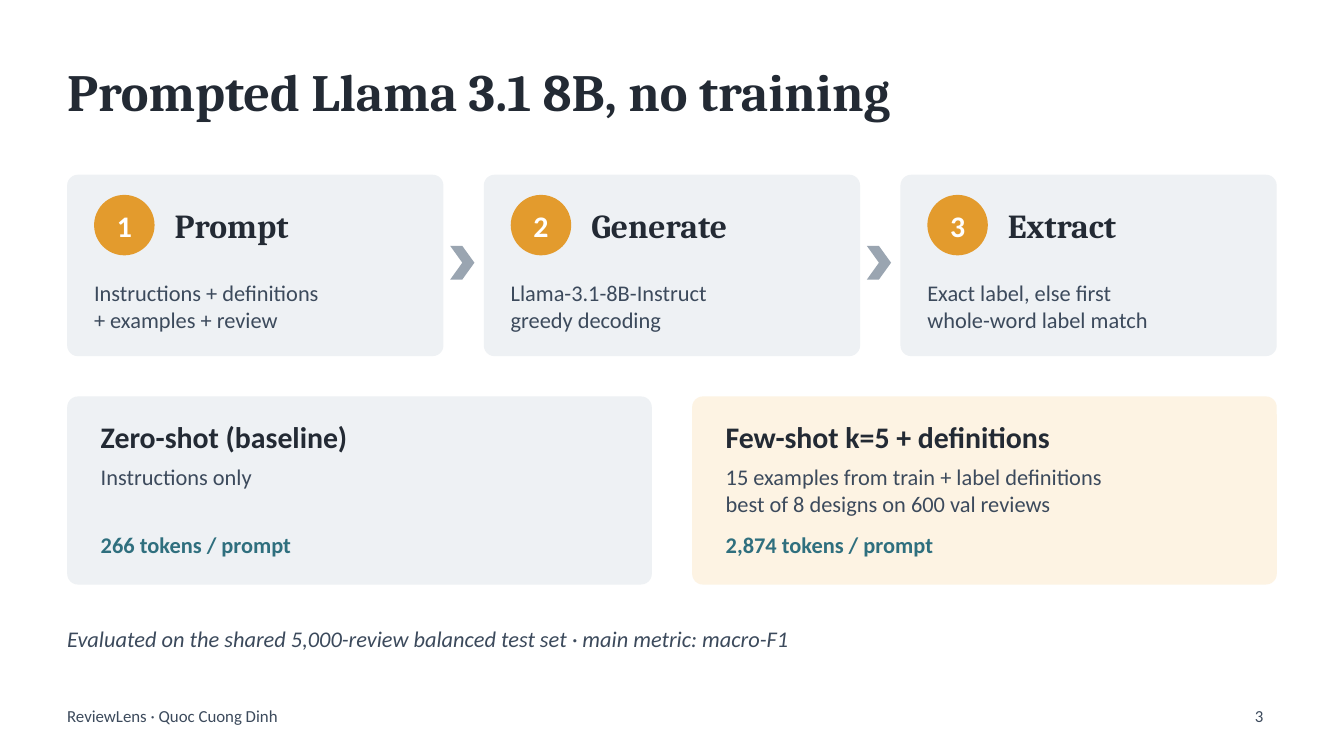
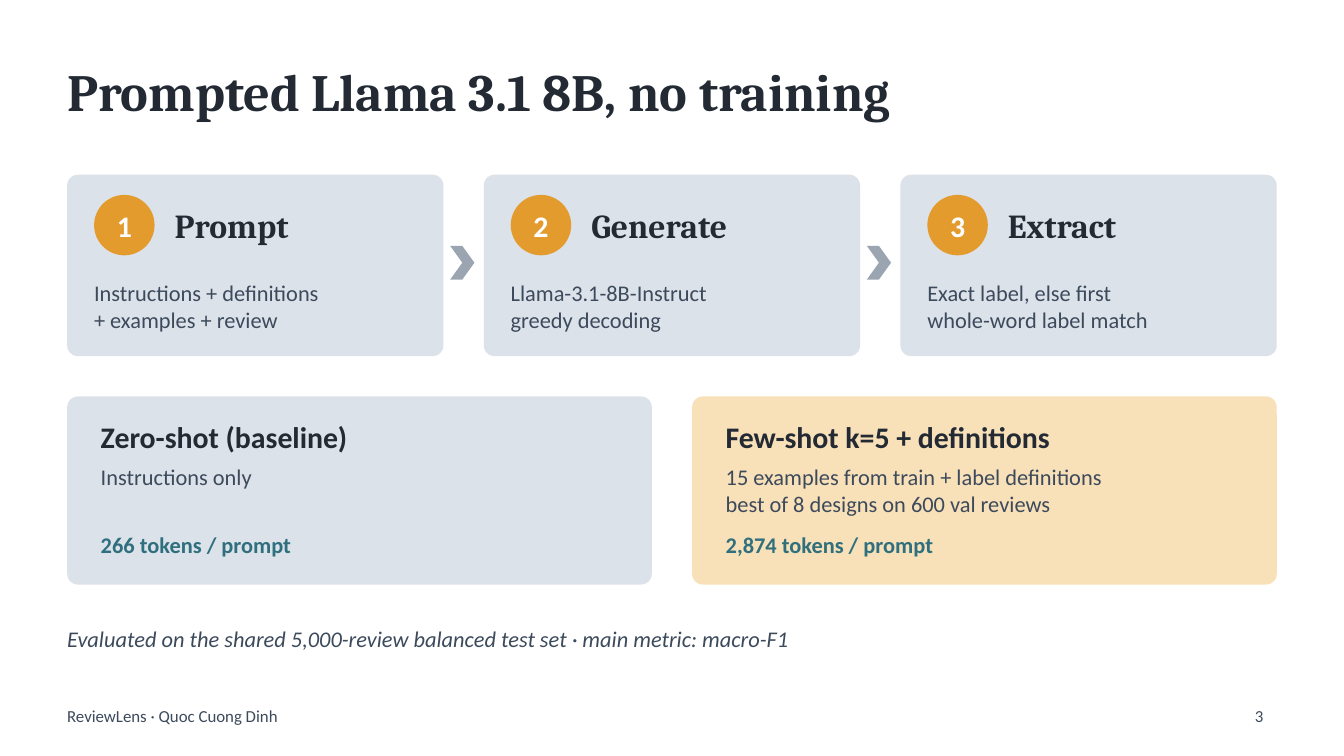
Before and after one commit to Junebhone/ReviewLens, a slide deck: slide 3 of docs/slides/Dinh_ReviewLens_Slides.pptx. Drawn at 1344x756 pixels with LibreOffice and Linux fonts; fonts in the diff are those of the drawing. Boxes give left, top, right and bottom in pixels: in the first picture for what was removed or moved away, otherwise in the second. Text is boxed around its words. In the diff, an @@ line names an element or a change of style, - is before the commit and + after.

```diff
--- a/docs/slides/Dinh_ReviewLens_Slides.pptx
+++ b/docs/slides/Dinh_ReviewLens_Slides.pptx
@@ fill #EEF1F4 to #DCE2E9 in 4 elements at box(67, 175, 444, 356), box(484, 175, 860, 356), box(900, 175, 1277, 356), box(67, 396, 652, 585) @@
@@ rounded rectangle at box(692, 396, 1277, 585): fill #FDF3E3 to #F8E0B8 @@
```
Also in this commit, not shown: 5 other slides changed, 1 other file.
